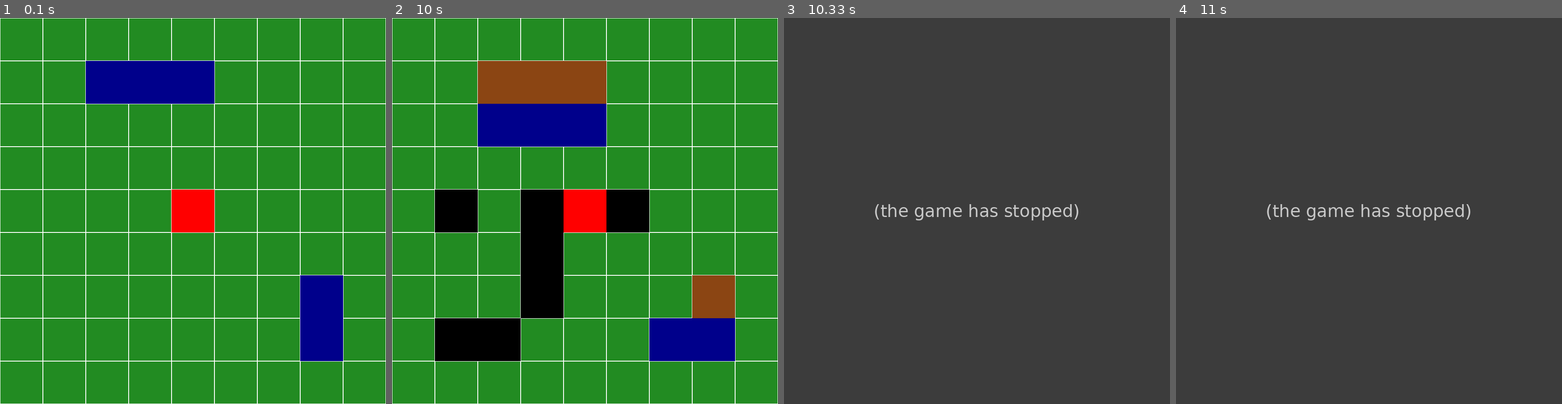
Above: before the commit, frames 1-4 (left to right).
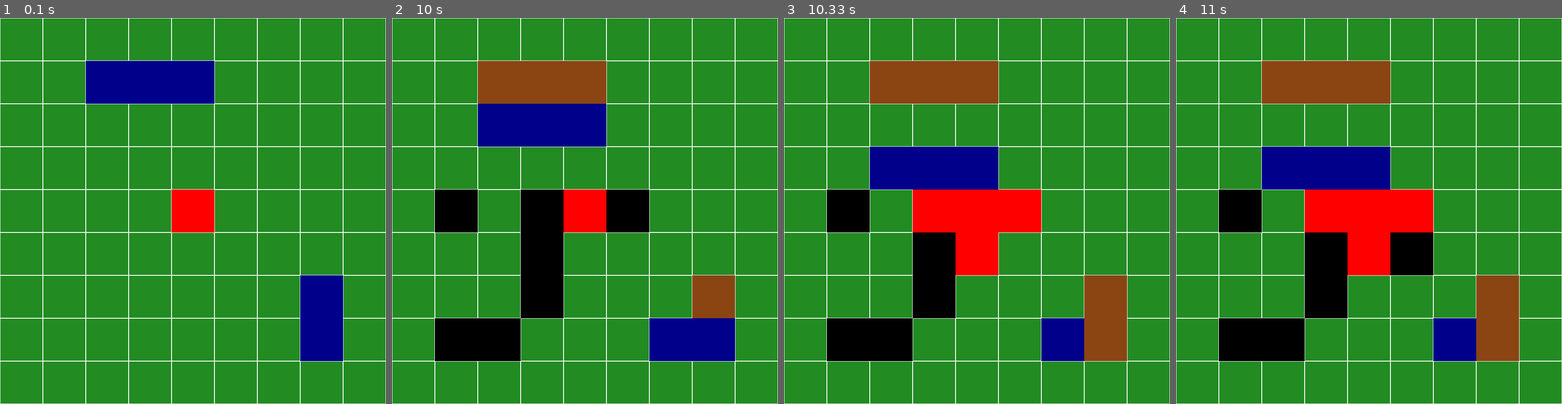
Above: after the commit, the same moments.

Repository: markus-brln/BachelorThesisForestFireControl
Game: pygame game, started from gui/main.py
Two runs of this game, one before a commit and one after it. Both use one fixed random seed, a clock stepped at 60 frames per second and the inputs below.
Inputs (mouse positions are in pixels of both pictures, inside the frame that each line leads up to):
- Up to frame 1 (0.1 s): no input
- Up to frame 2 (10 s): tap Space at 0.9, 7.82 s; move the mouse to (457, 330) at 1.23 s; click (457, 330) at 1.42 s; press the mouse at (457, 330) at 1.77 s; move the mouse to (534, 268) at 1.87 s; move the mouse to (612, 203) at 1.97 s; release the mouse at (612, 203) at 2 s; move the mouse to (650, 346) at 2.43 s; click (650, 346) at 2.67 s; move the mouse to (546, 214) at 3.03 s; click (546, 214) at 3.35 s; move the mouse to (550, 292) at 3.8 s; click (550, 292) at 4.18 s; move the mouse to (453, 199) at 4.7 s; click (453, 199) at 5.13 s; move the mouse to (488, 334) at 5.73 s; click (488, 334) at 6.18 s
- Up to frame 3 (10.33 s): move the mouse to (1031, 268) at 10.07 s; tap Space at 10.1 s
- Up to frame 4 (11 s): click (1423, 268) at 10.57 s

Frames 1-2 are identical in both runs. In frame 3, 100% of the frame differs, in the area x 0-100%, y 0-100%; in frame 4, 100%.
Error before the commit: TypeError: Model.get_neighbours() takes 1 positional argument but 2 were given (model.py lin...; the game stopped at 10.1 s (later frames are placeholders)

Commit message:
data saving and TODO comments

Diff:
--- a/gui/Model/agent.py
+++ b/gui/Model/agent.py
@@ -22,12 +22,14 @@
 
   def timestep(self):
 
+    # TODO M agent time step
     # IF timestep == a decision timestep (every 5-10 model time steps, first one should ofc be at time == 0)
       # change color
       # wait for human to give waypoint (probably good to print agent pos + "waiting for input" to cmd)
       # set new private waypoint
+      # save state of the env, maybe make a new class that is responsible for that, so on exit we know where all the data is
     # ELSE
-      # walk towards waypoint + dig on every step
+      # walk towards waypoint (dumb / A-Star) + dig on every step
 
 
     self.move()
@@ -39,7 +41,7 @@
 
 
   def move(self):
-    waypoint = self.get_waypoint()
+    waypoint = self.get_waypoint() # M should be changed to "I got a waypoint assigned by a human, I will move in this direction"
     if waypoint is None:
       self.dig()
       return
--- /dev/null
+++ b/gui/Model/data_saver.py
@@ -0,0 +1,11 @@
+import numpy as np
+
+class DataSaver:
+  def __init__(self, model):
+    self.model = model
+
+
+  def prepare_datapoint(self):
+    """Should get called when new agent waypoints were set and model is about to
+       fast-forward 5-10 timesteps to see how it played out."""
+    pass
--- a/gui/Model/model.py
+++ b/gui/Model/model.py
@@ -1,5 +1,6 @@
 from Model.agent import Agent
 from Model.direction import Direction
+from Model.data_saver import DataSaver
 from enum import Enum
 import random
 
@@ -31,6 +32,9 @@
     self.firepos = set()
     self.set_initial_fire(firesize)
     self.start_episode()           # Initialize episode
+
+    ## Data saving initialization
+    self.DataSaver = DataSaver(self)
 
 
 
@@ -98,8 +102,10 @@
     ## fire expands 3 times more slowly than agents can move
     if self.time % 3 != 0:
       return
-    self.fire = list(self.firepos)
-    for pos in self.fire:
+    fire_list = list(self.firepos)
+    print(type(fire_list))
+    print(len(fire_list))
+    for pos in fire_list:
       neighbours = self.get_neighbours(pos)
       for neighbour in neighbours:
         if not self.position_in_bounds(neighbour):
@@ -113,7 +119,7 @@
 
 
 ## Position management
-  def get_neighbours(position):
+  def get_neighbours(self, position):
     x, y = position
     return [(x - 1, y), (x + 1, y), (x, y - 1), (x, y + 1)]
 
@@ -157,4 +163,5 @@
 ## Proper shutdown
   ## TODO: e.g. save data and ensure proper exiting of program
   def shut_down(self):
+    # FOR each recorded decision time step
     self.start_episode()
